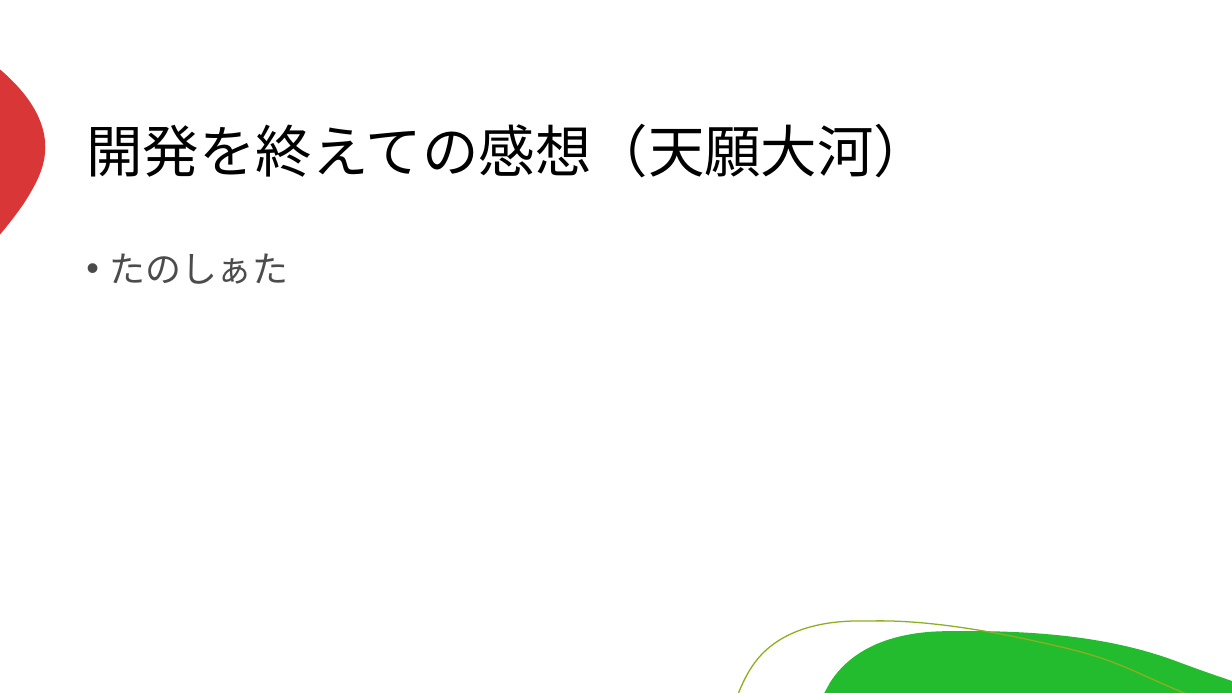
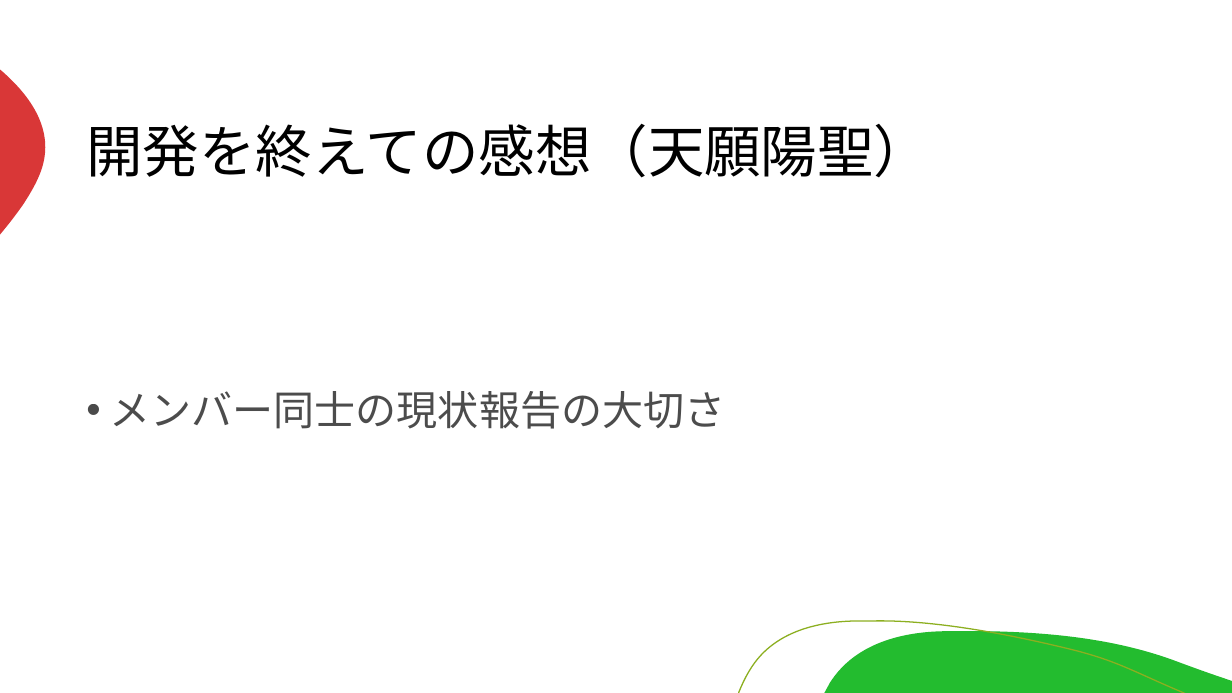
Before and after one commit to miyagiryusei/Excel, a slide deck: slide 12 of 発表資料.pptx. Drawn at 1232x693 pixels with LibreOffice and Linux fonts; fonts in the diff are those of the drawing. Boxes give left, top, right and bottom in pixels: in the first picture for what was removed or moved away, otherwise in the second. Text is boxed around its words. In the diff, an @@ line names an element or a change of style, - is before the commit and + after.

```diff
--- a/発表資料.pptx
+++ b/発表資料.pptx
@@ title at [86,124,930,178]: text changed @@
-開発を終えての感想（天願大河）
+開発を終えての感想（天願陽聖）
@@ text at [109,391,725,429]: text changed; size 28 to 32 pt @@
-• たのしぁた
+• メンバー同士の現状報告の大切さ
```
Also in this commit, not shown: 10 other slides changed.
